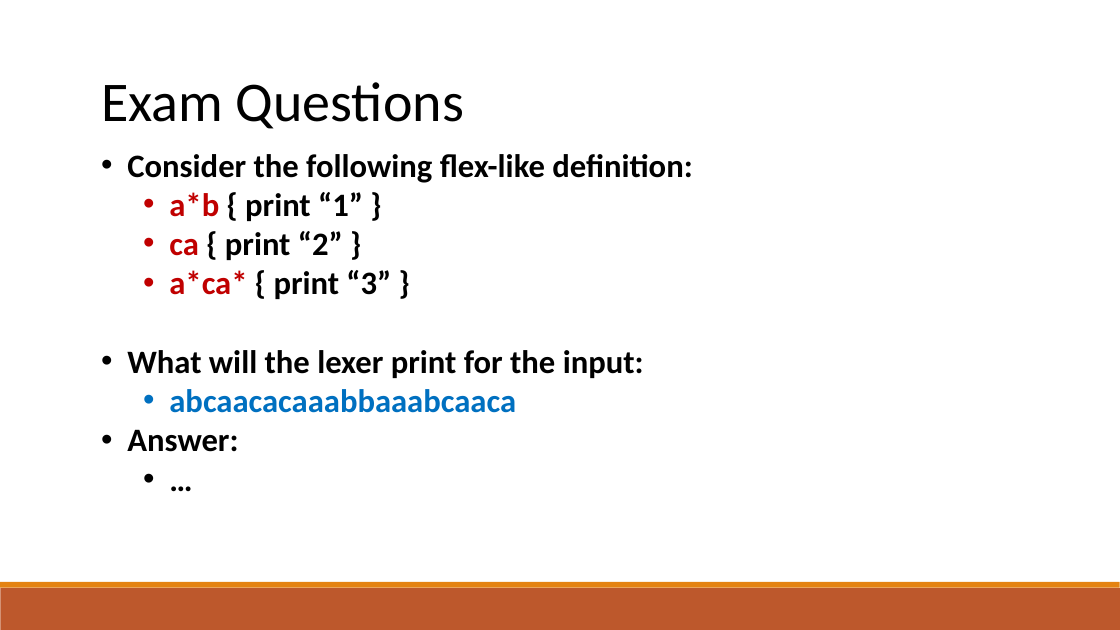
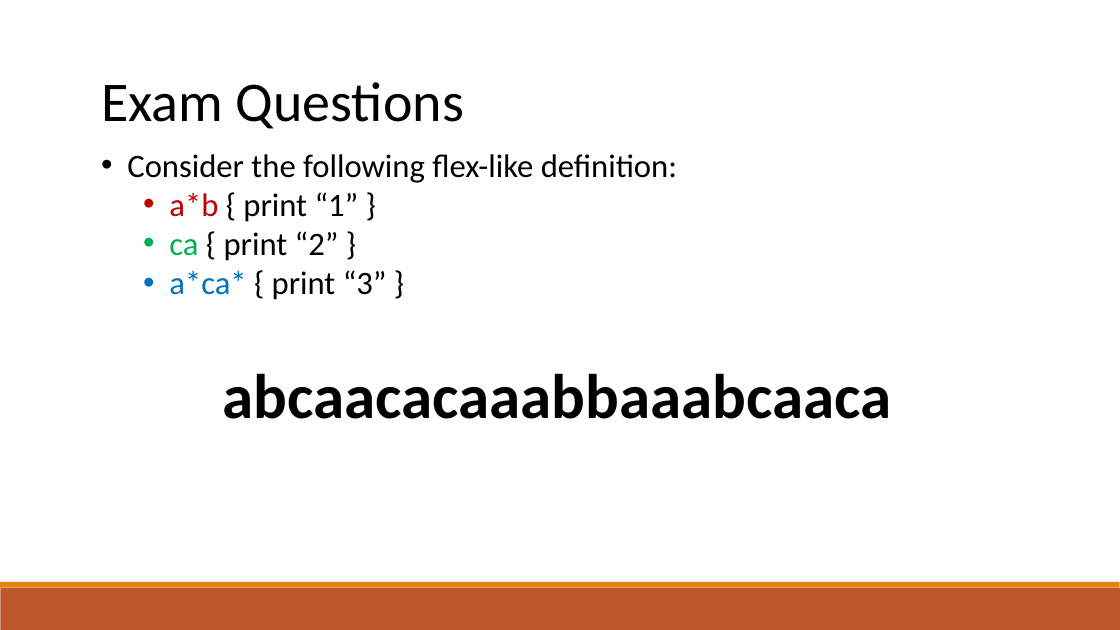
Before and after one commit to raghadzeidan/COMPILATION_TAU_FOR_STUDENTS, a slide deck: slide 108 of new_slides/lexical_analysis.pptx (slide 94 before the commit). Drawn at 1120x630 pixels with LibreOffice and Linux fonts; fonts in the diff are those of the drawing. Boxes give left, top, right and bottom in pixels: in the first picture for what was removed or moved away, otherwise in the second. Text is boxed around its words. In the diff, an @@ line names an element or a change of style, - is before the commit and + after.

```diff
--- a/new_slides/lexical_analysis.pptx
+++ b/new_slides/lexical_analysis.pptx
@@ text "Consider the following flex-like definition:" at (127, 154, 677, 300): bold off; text colour #C00000 to #00B050 in "ca"; text colour #C00000 to #0070C0 in "a*ca*" @@
@@ text at (127, 350, 644, 452): paragraphs removed @@
-• What will the lexer print for the input:
-  • abcaacacaaabbaaabcaaca
-• Answer:
-  • …
@@ text added at (222, 373, 891, 419), 54 pt, text #000000, bold @@
+  abcaacacaaabbaaabcaaca
```
Also in this commit, not shown: 17 other slides changed, 23 slides added, 1 other file.
